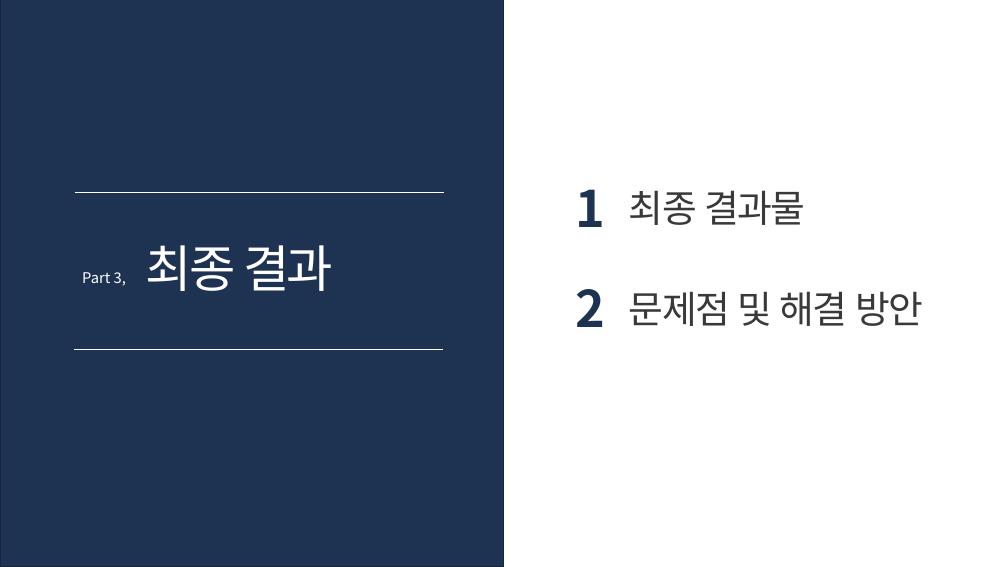
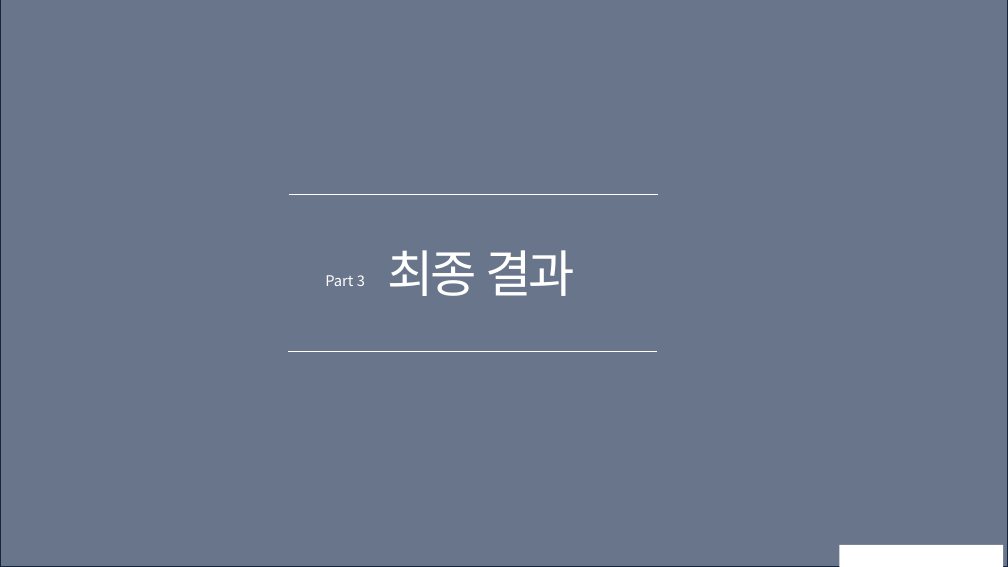
Before and after one commit to SW-Lee31/SF_project, a slide deck: slide 18 of 0113 포토폴리오.pptx (slide 17 before the commit). Drawn at 1008x567 pixels with LibreOffice and Linux fonts; fonts in the diff are those of the drawing; background and template pictures are left out. Boxes give left, top, right and bottom in pixels: in the first picture for what was removed or moved away, otherwise in the second. Text is boxed around its words. In the diff, an @@ line names an element or a change of style, - is before the commit and + after.

```diff
--- a/0113 포토폴리오.pptx
+++ b/0113 포토폴리오.pptx
@@ rectangle removed at box(0, 0, 504, 567) @@
@@ rectangle added at box(0, 0, 1008, 567), fill #1E3252 at 67% opacity, outline #16253D 1 pt @@
@@ line added from (289, 195) to (658, 195), #FFFFFF 0.5 pt @@
@@ text removed at box(575, 189, 605, 227) @@
-1
@@ text at box(243, 275, 333, 286): text changed; size 36 to 48 pt; text colour #393939 to #FFFFFF @@
-최종 결과물
+최종 결과
@@ text added at box(325, 275, 365, 286), 14 pt, text #FFFFFF @@
+Part 3
@@ text removed at box(575, 289, 605, 327) @@
-2
@@ text removed at box(629, 291, 923, 326) @@
-문제점 및 해결 방안
@@ line added from (288, 352) to (657, 352), #FFFFFF 0.5 pt @@
@@ rectangle: place and size @@
-rectangle at box(845, 545, 1008, 567)
+rectangle at box(839, 545, 1003, 567)
```
Also in this commit, not shown: 8 other slides changed, 5 slides added, 3 slides removed, 1 other file.
